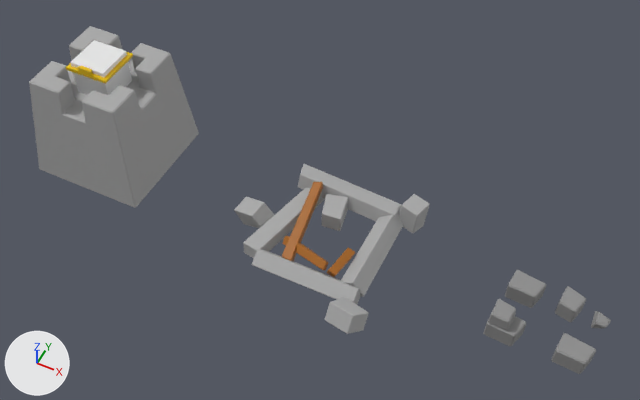
A saved change to the Blender file Assets/Blender/tower_princess/towers.blend.
Rendered twice from a camera (50 mm lens) standing at (4.03, -8.27, 11.01) and looking at (0.0, -0.2, 0.92). The lights are fixed; the arrows at lower left show +X, +Y and +Z.

Script lines for the objects in view, before the commit:
```python
ob_big_rubble = bpy.data.objects.new('big_rubble', me_cube)
ob_big_rubble.location = (-0.67, -0.06, -0.02)
ob_big_rubble.rotation_euler = (0.0, 0.0, -0.227)  # degrees (0, 0, -13)
ob_big_rubble_001 = bpy.data.objects.new('big_rubble.001', me_cube)
ob_big_rubble_001.location = (0.03, 0.75, 0.1)
ob_big_rubble_001.rotation_euler = (0.0698, 0.244, 1.571)  # degrees (4, 14, 90)
ob_big_rubble_002 = bpy.data.objects.new('big_rubble.002', me_cube)
ob_big_rubble_002.location = (0.87, -0.01, 0.0)
ob_big_rubble_002.rotation_euler = (0.0, 0.977, 0.0)  # degrees (0, 56, 0)
ob_big_rubble_003 = bpy.data.objects.new('big_rubble.003', me_cube)
ob_big_rubble_003.location = (0.13, -0.97, -0.02)
ob_big_rubble_003.rotation_euler = (0.0, 0.977, 1.571)  # degrees (0, 56, 90)
ob_small_rubble = bpy.data.objects.new('small_rubble', me_cube_005)
ob_small_rubble.location = (1.06, -1.41, 0.11)
ob_small_rubble.rotation_euler = (-0.53, -0.116, -0.195)  # degrees (-30, -6.6, -11)
ob_small_rubble_001 = bpy.data.objects.new('small_rubble.001', me_cube_006)
ob_small_rubble_001.location = (-0.03, 0.32, 0.08)
ob_small_rubble_001.rotation_euler = (0.0, 0.0, -1.222)  # degrees (0, 0, -70)
ob_small_rubble_002 = bpy.data.objects.new('small_rubble.002', me_cube_007)
ob_small_rubble_002.location = (1.18, 0.82, 0.06)
ob_small_rubble_002.rotation_euler = (0.0, 1.623, -0.227)  # degrees (0, 93, -13)
ob_small_rubble_003 = bpy.data.objects.new('small_rubble.003', me_cube_004)
ob_small_rubble_003.location = (-1.13, -0.24, 0.12)
ob_small_rubble_003.rotation_euler = (-1.368, -0.297, -0.236)  # degrees (-78, -17, -14)
ob_tower = bpy.data.objects.new('tower', me_tower_cube)
ob_tower.location = (-4.0, 0.0, 0.0)
# also in view: 'princess' at (-4.0, 0.0, 1.79); 'princess_crown' at (-4.0, 0.0, 2.04); 'log' at (-0.35, -0.1, 0.13); 'stone_particle' at (3.25, 0.33, -0.03); 'stone_particle.001' at (3.95, 0.36, -0.03)
```
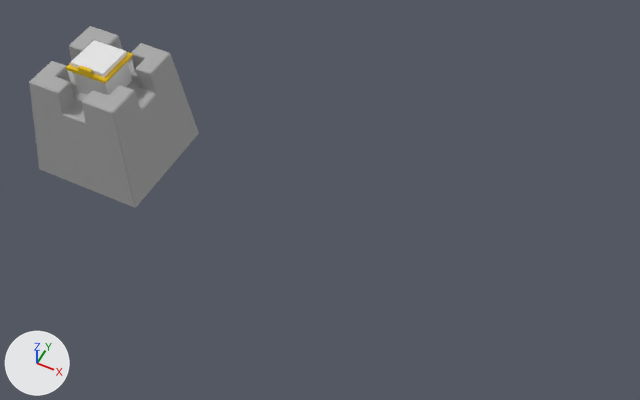
Where the newer file only moved an object's origin or applied its transform, the numbers keep the older frame.

Boxes [x1, y1, x2, y2] around the edits, measured in the pictures (640 x 400 px):
'big_rubble.002', deleted: before [341, 206, 403, 297]
'big_rubble.001', deleted: before [298, 164, 402, 221]
'big_rubble.003', deleted: before [252, 249, 361, 305]
'big_rubble', deleted: before [243, 188, 325, 258]
'stone_particle.002', hidden: before [483, 299, 526, 346]
'stone_particle.003', hidden: before [551, 333, 596, 374]
'small_rubble', deleted: before [325, 297, 369, 334]
'stone_particle', hidden: before [505, 270, 546, 308]
'log', deleted (brown): before [282, 182, 323, 261]
'small_rubble.003', deleted: before [234, 196, 274, 228]
'small_rubble.002', deleted: before [399, 194, 430, 233]
'small_rubble.001', deleted: before [322, 194, 348, 231]
'stone_particle.001', hidden: before [555, 286, 586, 322]
'log.001', deleted (brown): before [283, 236, 328, 271]
'log.002', deleted: before [327, 248, 355, 277]
'stone_particle.004', hidden: before [591, 311, 611, 329]

What changed in the scene script:
```text
Remove ob_big_rubble:
    ob_big_rubble = bpy.data.objects.new('big_rubble', me_cube)
Remove ob_big_rubble_001:
    ob_big_rubble_001 = bpy.data.objects.new('big_rubble.001', me_cube)
Remove ob_big_rubble_002:
    ob_big_rubble_002 = bpy.data.objects.new('big_rubble.002', me_cube)
Remove ob_big_rubble_003:
    ob_big_rubble_003 = bpy.data.objects.new('big_rubble.003', me_cube)
Remove ob_small_rubble:
    ob_small_rubble = bpy.data.objects.new('small_rubble', me_cube_005)
Remove ob_small_rubble_001:
    ob_small_rubble_001 = bpy.data.objects.new('small_rubble.001', me_cube_006)
Remove ob_small_rubble_002:
    ob_small_rubble_002 = bpy.data.objects.new('small_rubble.002', me_cube_007)
Remove ob_small_rubble_003:
    ob_small_rubble_003 = bpy.data.objects.new('small_rubble.003', me_cube_004)
Remove ob_log:
    ob_log = bpy.data.objects.new('log', me_cube_008)
Remove ob_log_001:
    ob_log_001 = bpy.data.objects.new('log.001', me_cube_009)
Remove ob_log_002:
    ob_log_002 = bpy.data.objects.new('log.002', me_cube_010)
Change ob_stone_particle:
    add ob_stone_particle.hide_set(True)  # its collection is switched off
Change ob_stone_particle_001:
    add ob_stone_particle_001.hide_set(True)  # its collection is switched off
Change ob_stone_particle_002:
    add ob_stone_particle_002.hide_set(True)  # its collection is switched off
Change ob_stone_particle_003:
    add ob_stone_particle_003.hide_set(True)  # its collection is switched off
Change ob_stone_particle_004:
    add ob_stone_particle_004.hide_set(True)  # its collection is switched off
```
